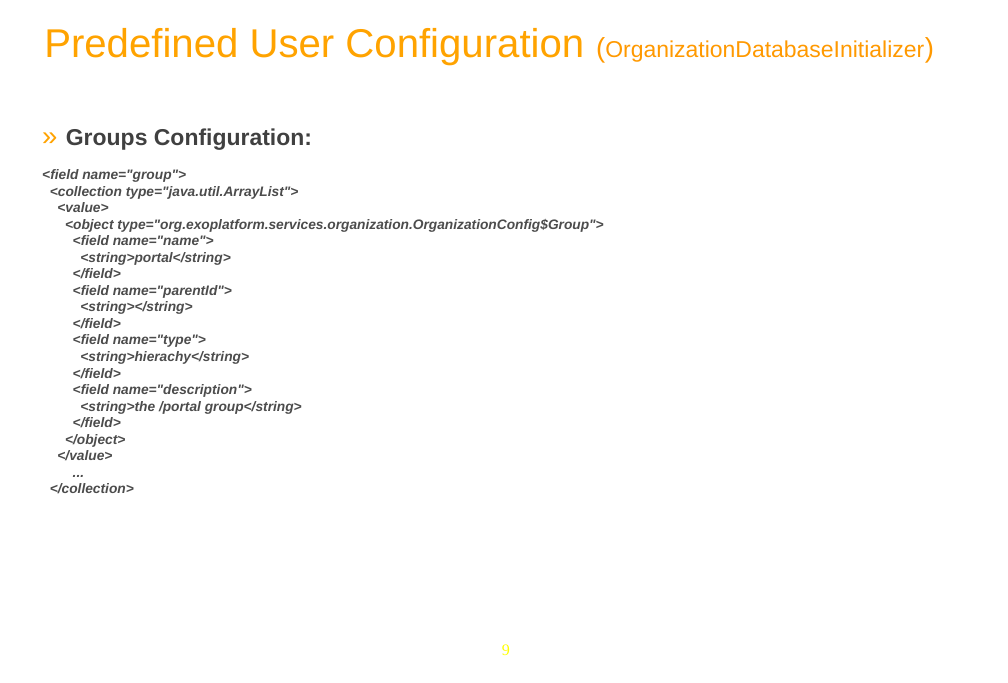
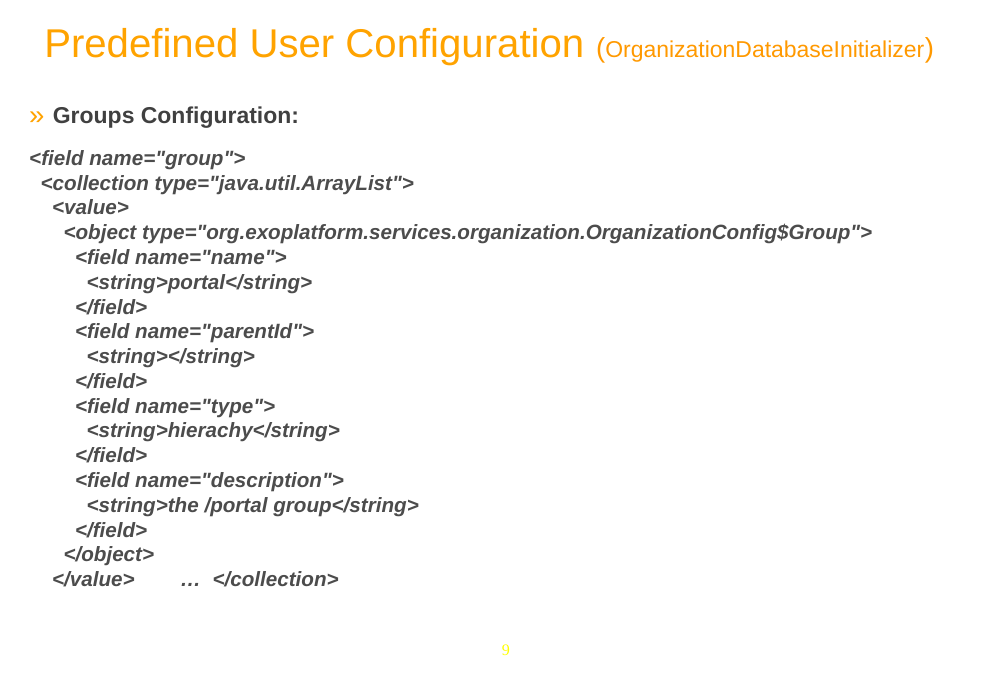
Before and after one commit to anhvurz90/training, a slide deck: slide 9 of exo-sysAdmin/970-LdapConfig-XSys.pptx. Drawn at 1008x683 pixels with LibreOffice and Linux fonts; fonts in the diff are those of the drawing; background and template pictures are left out. Boxes give left, top, right and bottom in pixels: in the first picture for what was removed or moved away, otherwise in the second. Text is boxed around its words. In the diff, an @@ line names an element or a change of style, - is before the commit and + after.

```diff
--- a/exo-sysAdmin/970-LdapConfig-XSys.pptx
+++ b/exo-sysAdmin/970-LdapConfig-XSys.pptx
@@ text "Groups Configuration:": place and size @@
-text "Groups Configuration:" at <box>42,128,603,494</box>
+text "Groups Configuration:" at <box>29,106,872,566</box>
@@ text at <box>29,150,872,566</box>: text changed; size 12 to 18 pt @@
-  <field name="group">
-  <collection type="java.util.ArrayList">
-  <value>
-  <object type="org.exoplatform.services.organization.OrganizationConfig$Group">
-  <field name="name">
-  <string>portal</string>
-  </field>
-  <field name="parentId">
-  <string></string>
-  </field>
-  <field name="type">
-  <string>hierachy</string>
-  </field>
-  <field name="description">
-  <string>the /portal group</string>
-  </field>
-  </object>
-  </value>
-  ...
-  </collection>
+  <field name="group">
+  <collection type="java.util.ArrayList">
+  <value>
+  <object type="org.exoplatform.services.organization.OrganizationConfig$Group">
+  <field name="name">
+  <string>portal</string>
+  </field>
+  <field name="parentId">
+  <string></string>
+  </field>
+  <field name="type">
+  <string>hierachy</string>
+  </field>
+  <field name="description">
+  <string>the /portal group</string>
+  </field>
+  </object>
+  </value> … </collection>
```
Also in this commit, not shown: 18 other slides changed, 2 slides removed.
